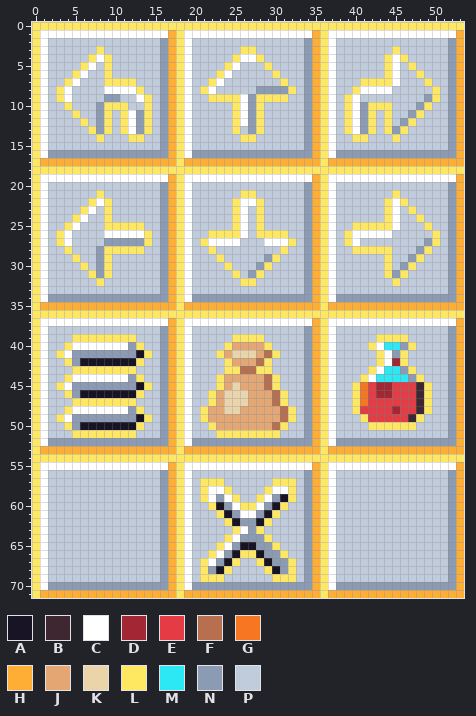
Sprite sheet, stored at src/client/img/crawler_buttons/buttons_notext_rollover.png. This is how it looked before the edit.
The file is 54x72 pixels.
Palette (. is transparent): A #181425  B #3e2731  C #ffffff  D #a22633  E #e43b44  F #b86f50  G #f77622  H #feae34  J #e4a672  K #ead4aa  L #fee761  M #2ce8f5  N #8b9bb4  P #c0cbdc
Pixels before (only the part around the change), first column x 29:
49 JJFLPNHLCPPPLEEEEEBLPPPNH
50 JFLPPNHLCPPPPLLLLLLPPPPNH
51 LLPPPNHLCPPPPPPPPPPPPPPNH
52 NNNNNNHLCNNNNNNNNNNNNNNNH
53 HHHHHHHLHHHHHHHHHHHHHHHHH
54 LLLLLLLLLLLLLLLLLLLLLLLLL
55 CCCCCCHLCCCCCCCCCCCCCCCCH
56 PPPPPNHLCPPPPPPPPPPPPPPNH
57 PLLLPNHLCPPPPPPPPPPPPPPNH
58 LCCLPNHLCPPPPPPPPPPPPPPNH
59 CNALPNHLCPPPPPPPPPPPPPPNH
60 NALPPNHLCPPPPPPPPPPPPPPNH
61 ALPPPNHLCPPPPPPPPPPPPPPNH
62 LPPPPNHLCPPPPPPPPPPPPPPNH
63 PPPPPNHLCPPPPPPPPPPPPPPNH
64 LPPPPNHLCPPPPPPPPPPPPPPNH
65 NLPPPNHLCPPPPPPPPPPPPPPNH
66 NNLPPNHLCPPPPPPPPPPPPPPNH
67 ANNLPNHLCPPPPPPPPPPPPPPNH
68 LANLPNHLCPPPPPPPPPPPPPPNH
69 PLLLPNHLCPPPPPPPPPPPPPPNH
70 NNNNNNHLCNNNNNNNNNNNNNNNH
71 HHHHHHHLHHHHHHHHHHHHHHHHH
After the commit:
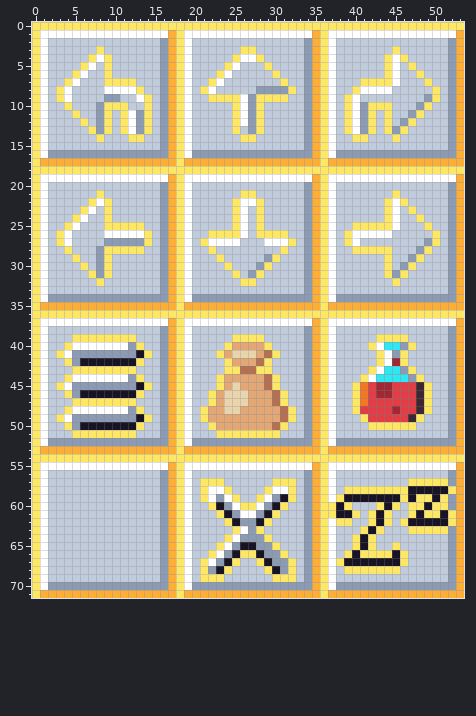
From old to new:
The edit turns colour P into colour A in row 58 at x 47 to 51; in row 59 at x 39 to 45, 47 and 50; in row 60 at x 38, 44 and 49; in row 61 at x 38 to 39, 43, 48 and 51; in row 62 at x 43 and 47 to 51; in row 63 at x 42.
The edit turns colour P into colour A in rows 64 to 65 at x 41; in row 66 at x 40 and 45; in row 67 at x 39 to 45.
The edit turns colour C into colour L in rows 60 to 61 at x 37.
The edit turns colour N into colour L in row 58 at x 52; in rows 61 to 62 at x 52.
The edit turns colour P into colour L in row 57 at x 47 to 51; in row 58 at x 39 to 46; in row 59 at x 38, 46, 48 to 49 and 51; in row 60 at x 39, 43, 45, 47 to 48 and 50 to 51; in row 61 at x 40, 42, 44, 47 and 49 to 50; in row 62 at x 38 to 39, 42, 44 and 46.
The edit turns colour P into colour L in row 63 at x 41, 43 and 47 to 51; in row 64 at x 40 and 42; in row 65 at x 40, 42 and 45; in row 66 at x 39, 41 to 44 and 46; in row 67 at x 38 and 46; in row 68 at x 39 to 45.
